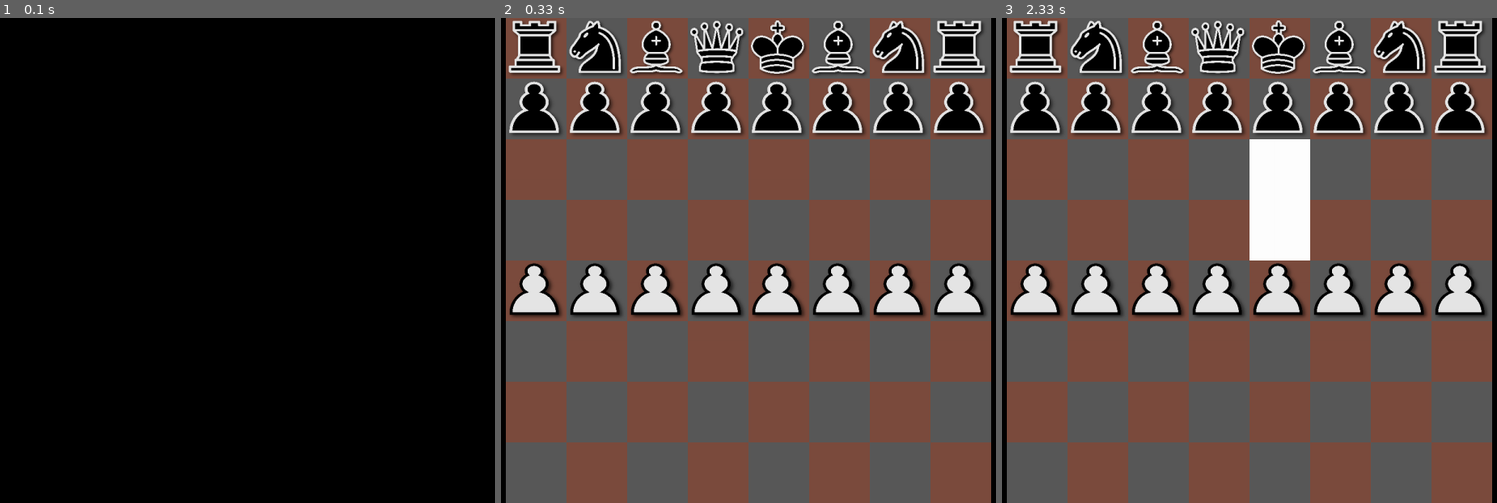
Above: before the commit, frames 1-3 (left to right).
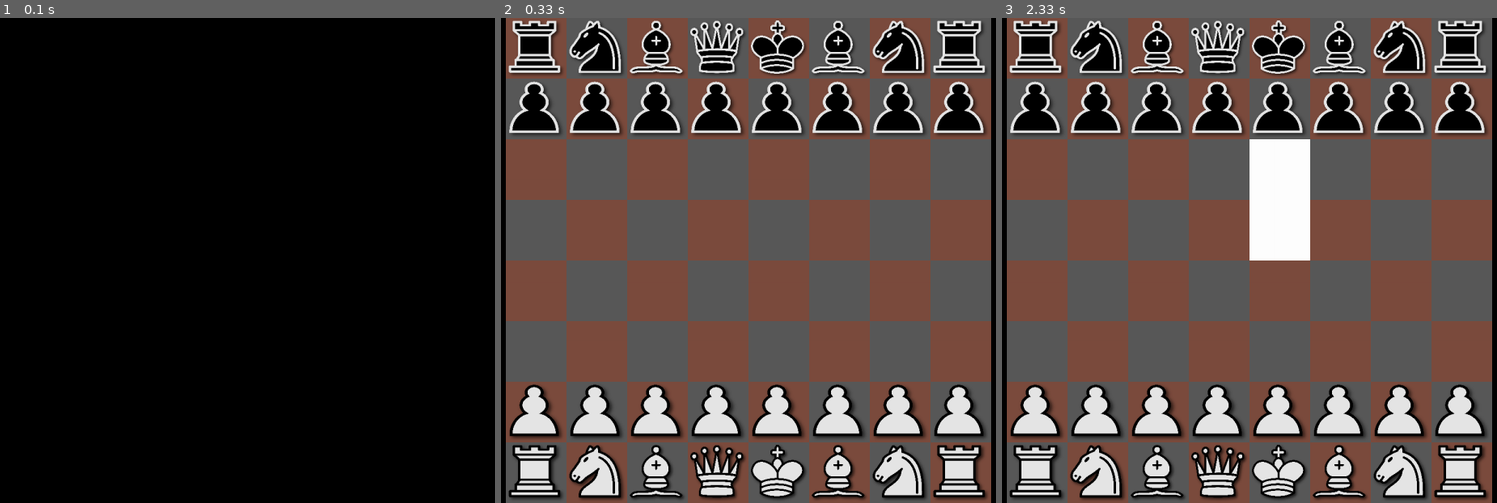
Above: after the commit, the same moments.

Repository: stromboli1/Skak-i-PY-game
Game: pygame game, started from Main.py
The game is run twice, just before and just after one commit, with the same random seed, the same clock (stepped at 60 frames per second) and the same inputs.
Inputs (mouse positions are in pixels of both pictures, inside the frame that each line leads up to):
- Up to frame 1 (0.1 s): no input
- Up to frame 2 (0.33 s): no input
- Up to frame 3 (2.33 s): click (1026, 187) at 1.38 s; click (outside the picture) at 1.72 s; click (1264, 95) at 2.05 s

Frame 1 is identical in both runs. In frame 2, 19% of the frame differs, in the area x 1-99%, y 50-100%; in frame 3, 19%.

Commit message:
Tilføj brikker part 2

Diff:
--- a/Main.py
+++ b/Main.py
@@ -51,19 +51,22 @@
 
 for i in range(8):
     blackPieces.append(pawn(250+125*i,125,sc_b_pawn_img))
+    whitePieces.append(pawn(250+125*i,750,sc_w_pawn_img))
 
 
 for i in range(2):
     blackPieces.append(rook(250+i*875,0,sc_b_rook_img))
     blackPieces.append(bishop(500+375*i,0,sc_b_bishop_img))
     blackPieces.append(knight(375+625*i,0,sc_b_knight_img))
+    whitePieces.append(rook(250+i*875,875,sc_w_rook_img))
+    whitePieces.append(bishop(500+375*i,875,sc_w_bishop_img))
+    whitePieces.append(knight(375+625*i,875,sc_w_knight_img))
 
 for i in range(1):
     blackPieces.append(queen(625*(i+1),0,sc_b_queen_img))
     blackPieces.append(king(750*(i+1),0,sc_b_king_img))
-
-for i in range(8):
-        whitePieces.append(pawn(250+125*i,500,sc_w_pawn_img))
+    whitePieces.append(queen(625*(i+1),875,sc_w_queen_img))
+    whitePieces.append(king(750*(i+1),875,sc_w_king_img))
 
 
 
